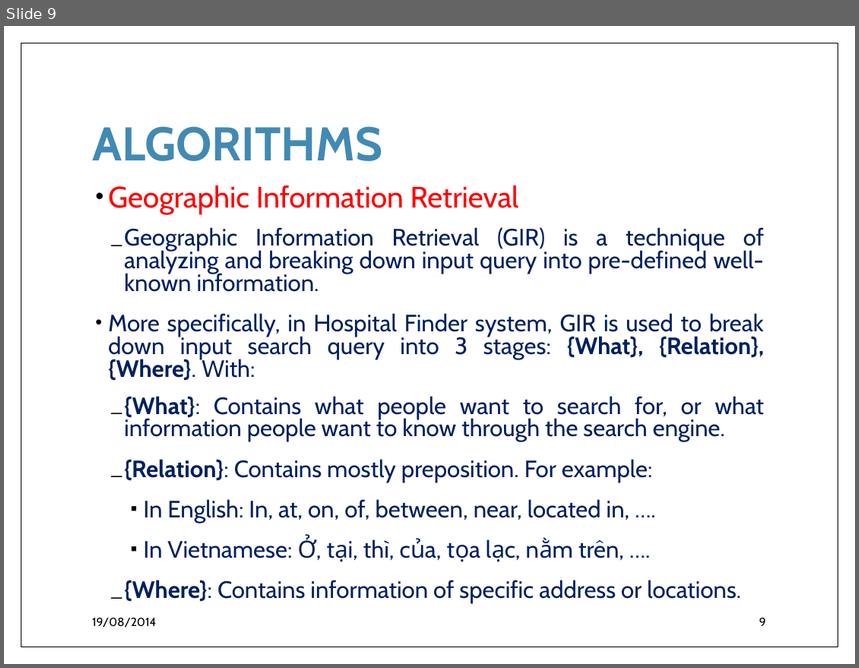
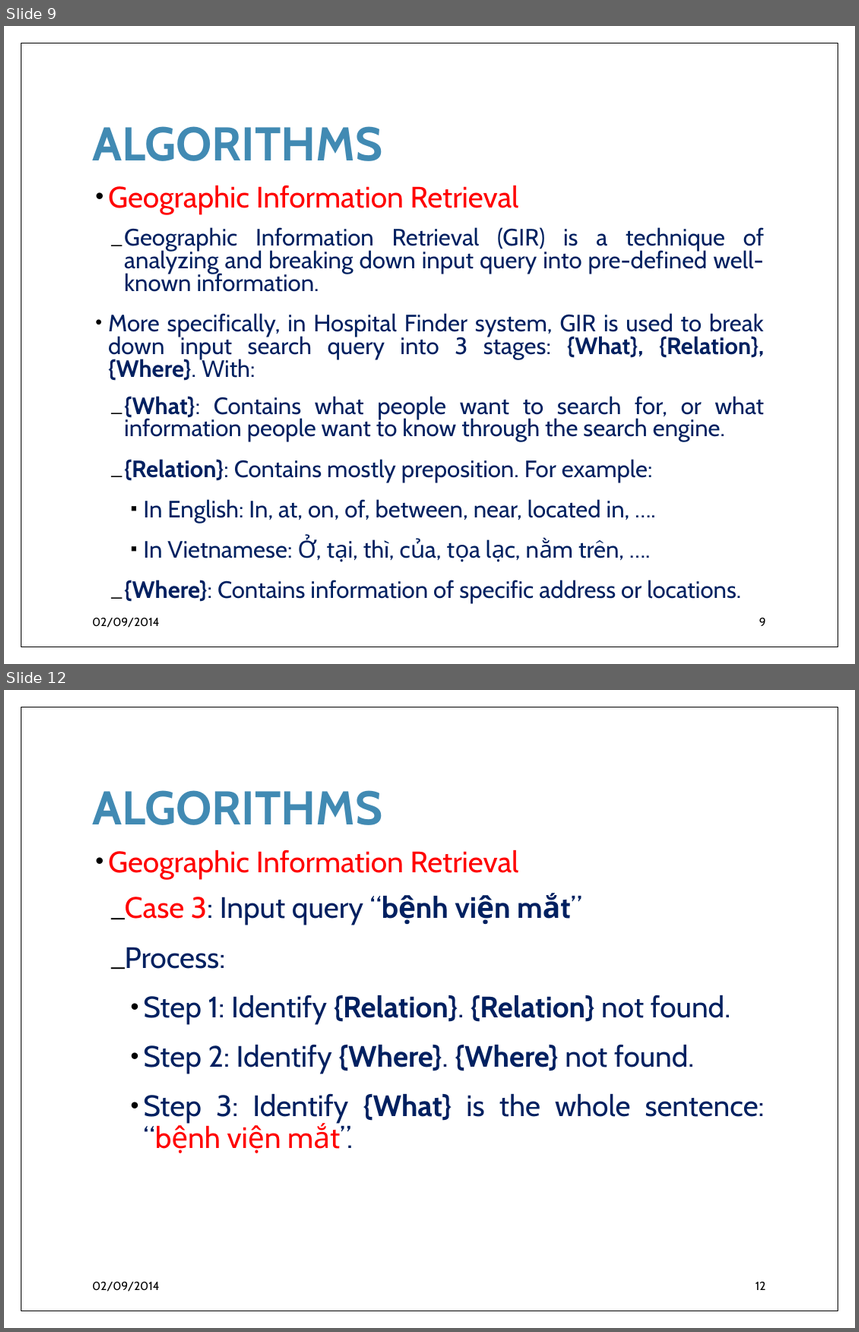
Before and after one commit to Princessgladys/hospital-finder, a slide deck: Hospital Finder.pptx. Shown one above the other, each under a label of ours: slide 9 before the commit, slides 9 and 12 after it; the slides between them are not shown. The pictures are 859x668 and 859x1332 pixels, drawn with LibreOffice and Linux fonts; fonts in the diff are those of the drawing; background and template pictures are left out. Boxes give left, top, right and bottom in pixels: in the first picture for what was removed or moved away, otherwise in the second. Text is boxed around its words. In the diff, an @@ line names an element or a change of style, - is before the commit and + after.

```diff
--- a/Hospital Finder.pptx
+++ b/Hospital Finder.pptx
@@ slide 12 added at <box>4,690,855,1328</box>, background #FFFFFF; not listed: 1 template element that a slide beside it also shows @@
@@ title added at <box>92,790,382,825</box>, 40 pt, text #418AB3, bold @@
+ALGORITHMS
@@ text added at <box>108,850,765,1123</box>, 25 pt, text #002060 @@
+• Geographic Information Retrieval
+  _ Case 3: Input query “bệnh viện mắt”
+  _ Process:
+    • Step 1: Identify {Relation}. {Relation} not found.
+    • Step 2: Identify {Where}. {Where} not found.
+    • Step 3: Identify {What} is the whole sentence: “bệnh viện mắt”.
@@ text added at <box>92,1282,159,1292</box>, 10 pt, text #000000 @@
+02/09/2014
@@ page number added at <box>756,1282,766,1290</box>, 10 pt, text #000000 @@
+12
@@ slide 9 changed as well @@
@@ text at <box>92,618,159,628</box>: text changed @@
-19/08/2014
+02/09/2014
```
Also in this commit, not shown: 10 other slides changed, 5 other slides added.
